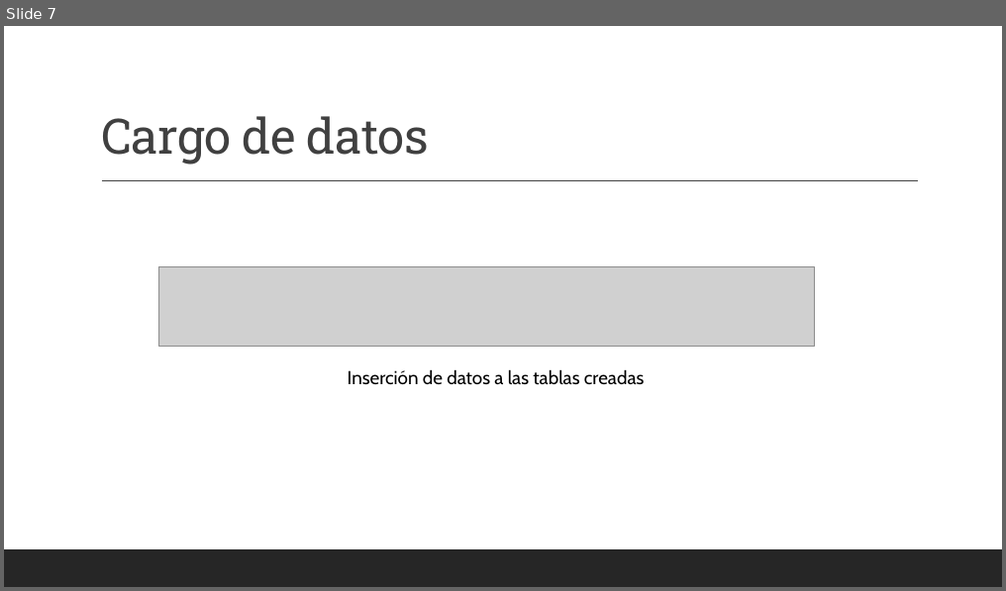
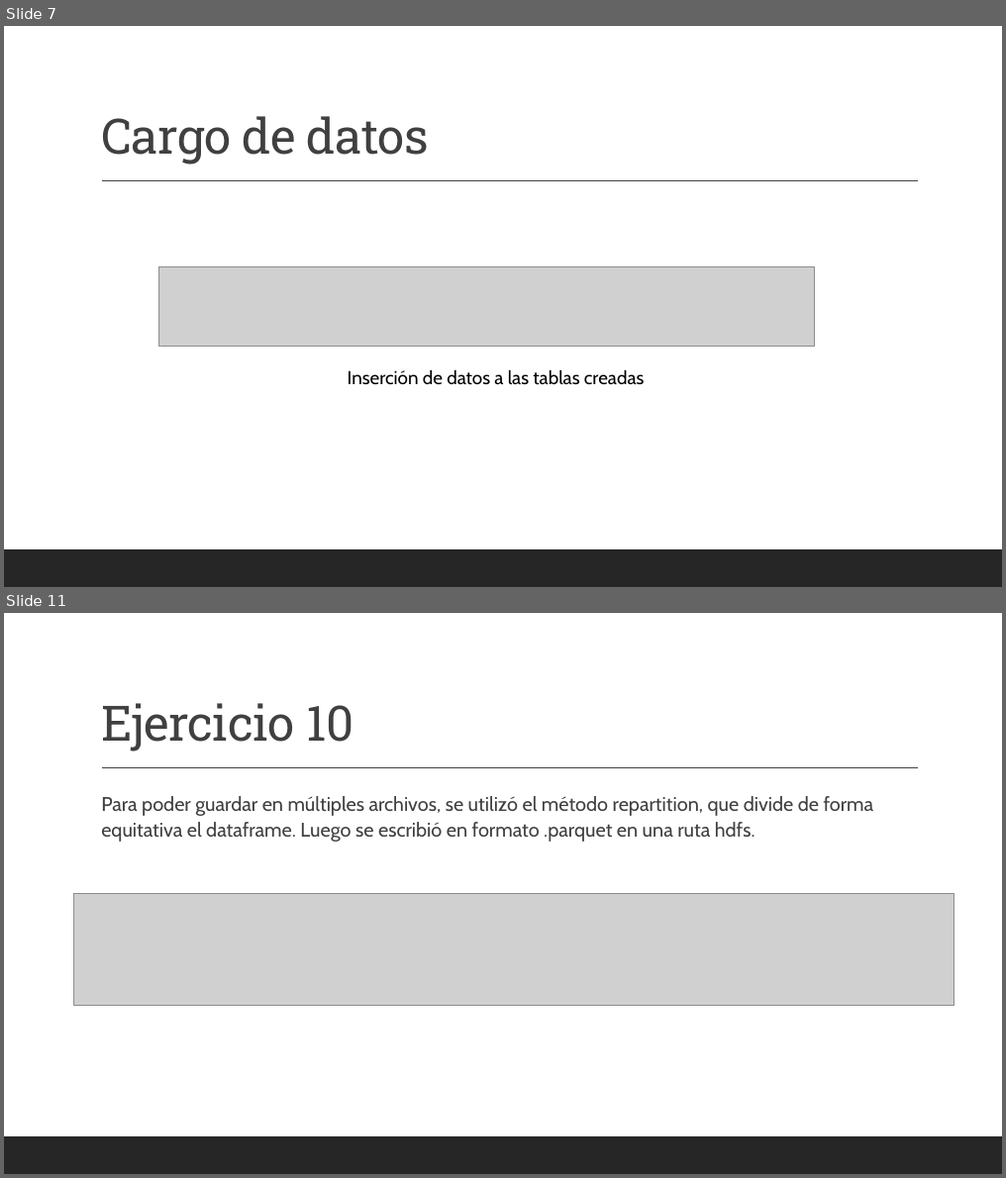
Before and after one commit to Estremadoyro/indra-ejercicio-viajes, a slide deck: Air-Tribu.pptx. Shown one above the other, each under a label of ours: slide 7 before the commit, slides 7 and 11 after it; the slides between them are not shown. The pictures are 1006x591 and 1006x1178 pixels, drawn with LibreOffice and Linux fonts; fonts in the diff are those of the drawing; grey boxes stand for pictures. Boxes give left, top, right and bottom in pixels: in the first picture for what was removed or moved away, otherwise in the second. Text is boxed around its words. In the diff, an @@ line names an element or a change of style, - is before the commit and + after.

Commit message:
hasta ejercicio 14

```diff
--- a/Air-Tribu.pptx
+++ b/Air-Tribu.pptx
@@ slide 11 added at (4,613,1002,1174), background #FFFFFF; not listed: 2 template elements that a slide beside it also shows @@
@@ title added at (101,703,353,752), 47 pt, text #404040 @@
+Ejercicio 10
@@ text added at (101,796,874,842), 19 pt, text #404040 @@
+  Para poder guardar en múltiples archivos, se utilizó el método repartition, que divide de forma equitativa el dataframe. Luego se escribió en formato .parquet en una ruta hdfs.
@@ picture added at (73,894,954,1006) @@
```
Also in this commit, not shown: 1 slide changed, 7 other slides added, 2 other files.
